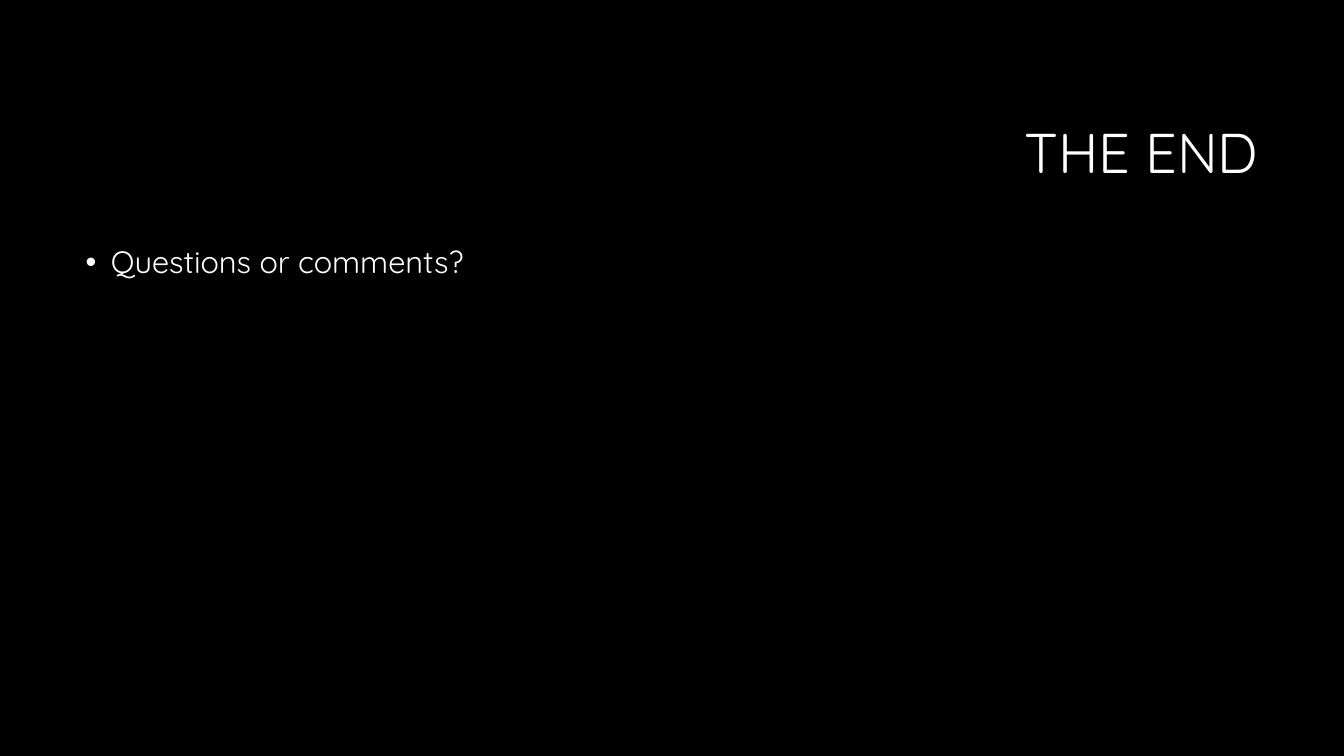
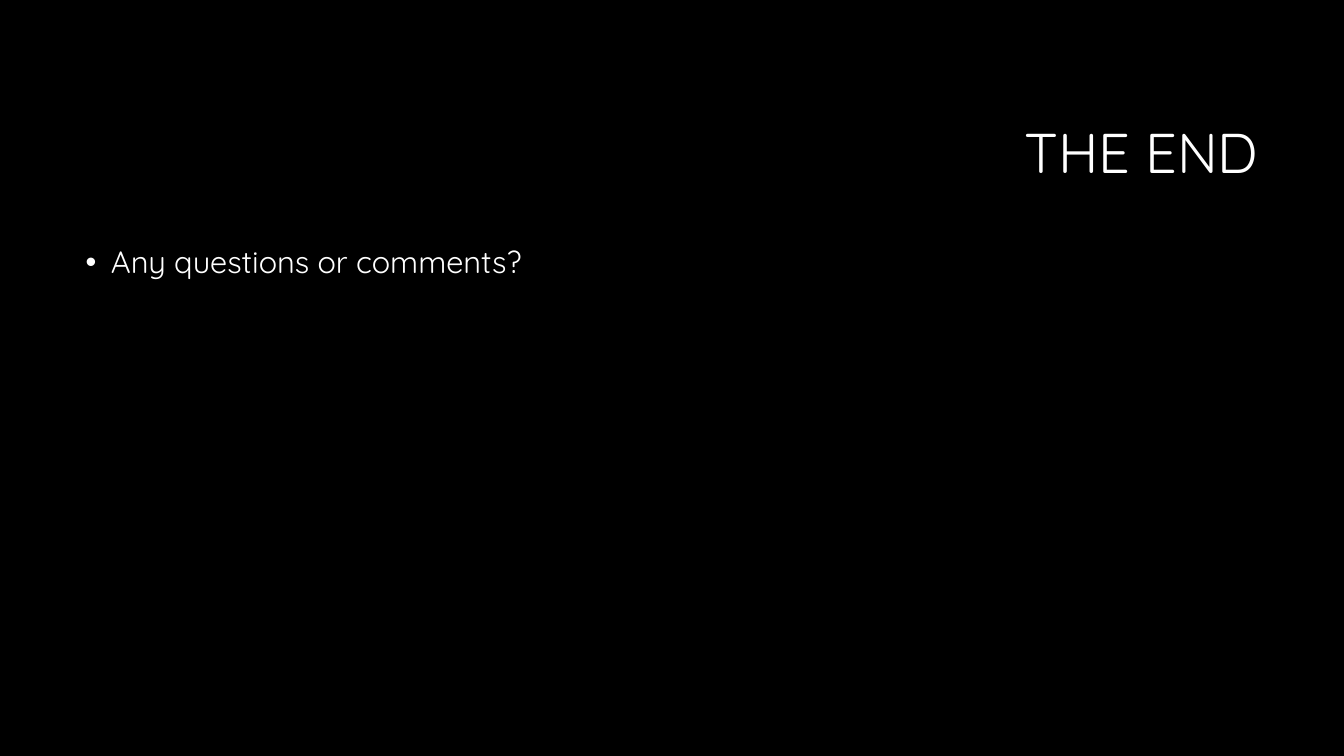
Before and after one commit to InternVI/VIDocuments, a slide deck: slide 17 of Presentation/Internship_Oscar_Veldman.pptx. Drawn at 1344x756 pixels with LibreOffice and Linux fonts; fonts in the diff are those of the drawing; background and template pictures are left out. Boxes give left, top, right and bottom in pixels: in the first picture for what was removed or moved away, otherwise in the second. Text is boxed around its words. In the diff, an @@ line names an element or a change of style, - is before the commit and + after.

```diff
--- a/Presentation/Internship_Oscar_Veldman.pptx
+++ b/Presentation/Internship_Oscar_Veldman.pptx
@@ text at box(111, 250, 521, 279): text changed @@
-• Questions or comments?
+• Any questions or comments?
```
Also in this commit, not shown: 40 other files.
